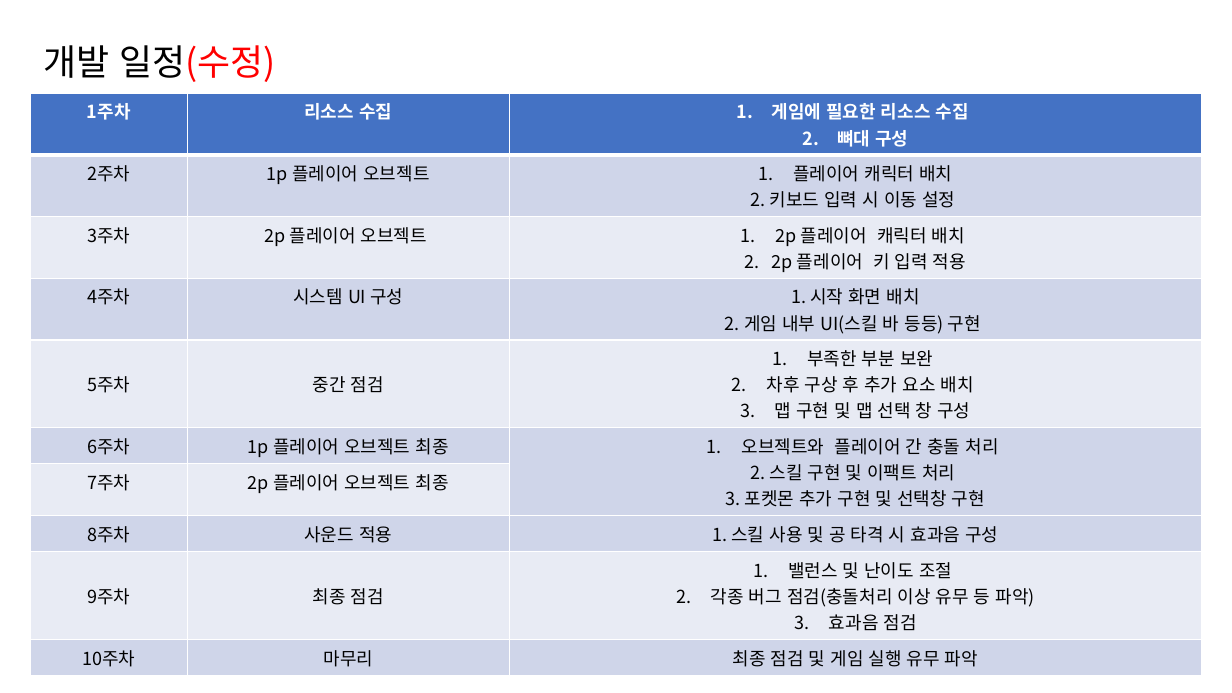
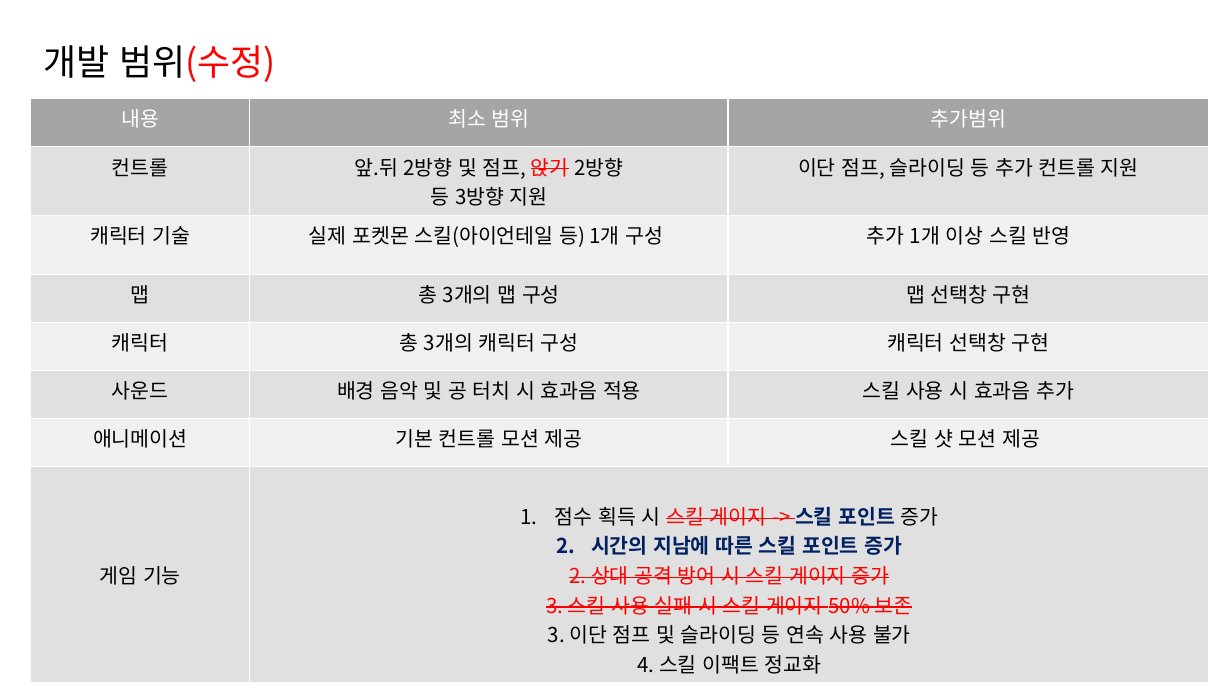
Before and after one commit to KwonSe-Jin/2DGP_Project, a slide deck: slide 2 of ppt/3차 발표.pptx. Drawn at 1232x693 pixels with LibreOffice and Linux fonts; fonts in the diff are those of the drawing. Boxes give left, top, right and bottom in pixels: in the first picture for what was removed or moved away, otherwise in the second. Text is boxed around its words. In the diff, an @@ line names an element or a change of style, - is before the commit and + after.

Commit message:
11 18
리소스 수정 및 네트 위치 조정 발표자료 추가

```diff
--- a/ppt/3차 발표.pptx
+++ b/ppt/3차 발표.pptx
@@ rounded rectangle "개발 범위(수정)": place and size @@
-rounded rectangle "개발 범위(수정)" at [43, 45, 275, 82]
+rounded rectangle "개발 범위(수정)" at [30, 24, 711, 99]
@@ text in rounded rectangle at [43, 45, 275, 82]: text changed @@
-개발 일정(수정)
+개발 범위(수정)
@@ table at [30, 98, 1209, 678] @@
-row 1: 1주차 | 리소스 수집 | 게임에 필요한 리소스 수집 / 뼈대 구성
-row 2: 2주차 | 1p 플레이어 오브젝트 | 플레이어 캐릭터 배치 / 2. 키보드 입력 시 이동 설정
-row 3: 3주차 | 2p 플레이어 오브젝트 | 2p 플레이어 캐릭터 배치 / 2. 2p 플레이어 키 입력 적용
-row 4: 4주차 | 시스템 UI 구성 | 1. 시작 화면 배치 / 2. 게임 내부 UI(스킬 바 등등) 구현
-row 5: 5주차 | 중간 점검 | 부족한 부분 보완 / 차후 구상 후 추가 요소 배치 / 맵 구현 및 맵 선택 창 구성
-row 6: 6주차 | 1p 플레이어 오브젝트 최종 | 오브젝트와 플레이어 간 충돌 처리 / 2. 스킬 구현 및 이팩트 처리 / 3. 포켓몬 추가 구현 및 선택창 구현
-row 7: 7주차 | 2p 플레이어 오브젝트 최종 | 
-row 8: 8주차 | 사운드 적용 | 1. 스킬 사용 및 공 타격 시 효과음 구성
-row 9: 9주차 | 최종 점검 | 밸런스 및 난이도 조절 / 각종 버그 점검(충돌처리 이상 유무 등 파악) / 효과음 점검
-row 10: 10주차 | 마무리 | 최종 점검 및 게임 실행 유무 파악
+row 1: 내용 | 최소 범위 | 추가범위
+row 2: 컨트롤 | 앞.뒤 2방향 및 점프, 앉기 2방향 / 등 3방향 지원 | 이단 점프, 슬라이딩 등 추가 컨트롤 지원
+row 3: 캐릭터 기술 | 실제 포켓몬 스킬(아이언테일 등) 1개 구성 | 추가 1개 이상 스킬 반영
+row 4: 맵 | 총 3개의 맵 구성 | 맵 선택창 구현
+row 5: 캐릭터 | 총 3개의 캐릭터 구성 | 캐릭터 선택창 구현
+row 6: 사운드 | 배경 음악 및 공 터치 시 효과음 적용 | 스킬 사용 시 효과음 추가
+row 7: 애니메이션 | 기본 컨트롤 모션 제공 | 스킬 샷 모션 제공
+row 8: 게임 기능 | 점수 획득 시 스킬 게이지 -> 스킬 포인트 증가 / 시간의 지남에 따른 스킬 포인트 증가 / 2. 상대 공격 방어 시 스킬 게이지 증가 / 3. 스킬 사용 실패 시 스킬 게이지 50% 보존 / 3. 이단 점프 및 슬라이딩 등 연속 사용 불가 / 4. 스킬 이팩트 정교화 | 
@@ table: place and size @@
-table at [30, 93, 1202, 671]
+table at [30, 98, 1209, 678]
```
Also in this commit, not shown: 2 other slides changed, 9 other files.
